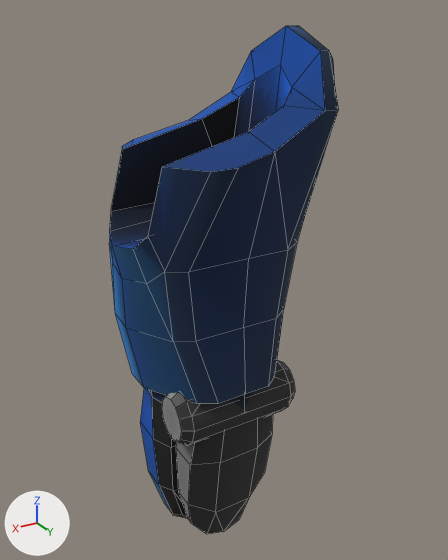
The OBJ model servicebot_description/meshes/Forearm_Right.obj as it was, and as the next commit left it.
Camera for both pictures: a camera (50 mm lens) standing at (0.158, 0.271, 0.156) and looking at (-0.007, -0.004, 0.019). Every picture has the same lights, and +X, +Y and +Z are marked at lower left. Mesh edges are drawn as thin lines. Where no turn or scale is listed for an object, it has been applied to the vertices.

Names of what the first picture shows: 'Hand_Right'.
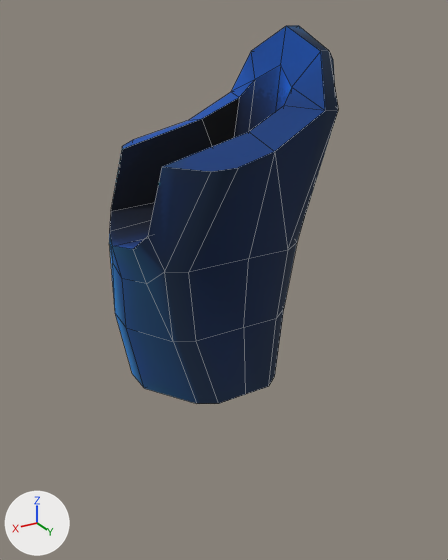
The newer file is also turned or shifted as a whole; pictures and numbers use the older file's frame.

The edits, one by one:
me_hand_right has 249 vertices, 219 faces and spans x -0.056..0.058, y -0.048..0.046, z -0.142..0.15.
me_hand_right is used by ob_hand_right; location (0.0, 0.0, 0.0).
me_hand_right part 1: the loose piece of 66 vertices spanning x -0.03..0.042, y 0.009..0.039, z -0.056..-0.024 is deleted.
me_hand_right part 2: the loose piece of 63 vertices spanning x -0.03..0.042, y -0.04..0.038, z -0.142..-0.021 is deleted.
me_hand_right part 3: the loose piece of 41 vertices spanning x -0.021..0.033, y 0.007..0.036, z -0.141..-0.041 is deleted.

Location of each change, [x1, y1, x2, y2] in pixels of the pictures (448 x 560 px):
'Hand_Right', reshaped (26% shorter): before [109, 26, 339, 534]; after [109, 26, 339, 404]
part 1 of me_hand_right, deleted (black): before [162, 360, 295, 445]
part 2 of me_hand_right, deleted: before [140, 388, 256, 518]
part 3 of me_hand_right, deleted (black): before [176, 414, 272, 534]
